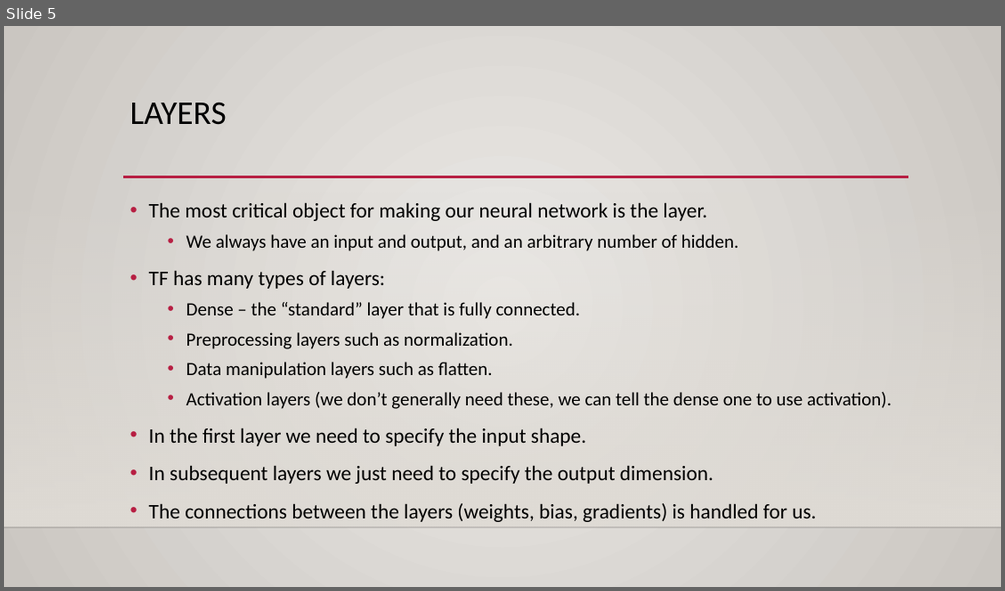
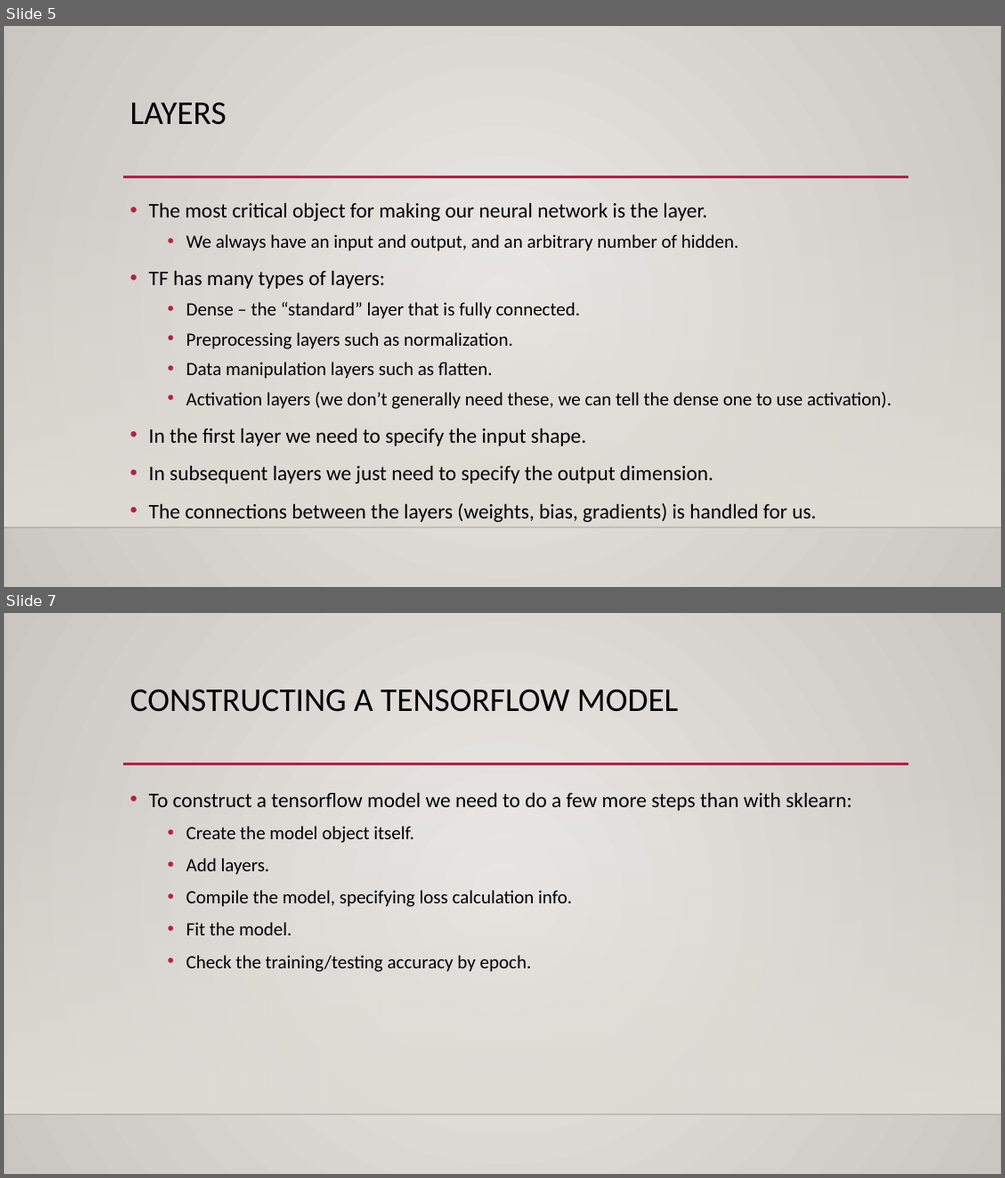
Before and after one commit to allyryry/3950_Workbooks, a slide deck: reference_content/Slides/keras_intro.pptx. Shown one above the other, each under a label of ours: slide 5 before the commit, slides 5 and 7 after it; the slides between them are not shown. The pictures are 1005x591 and 1005x1178 pixels, drawn with LibreOffice and Linux fonts; fonts in the diff are those of the drawing; background and template pictures are left out. Boxes give left, top, right and bottom in pixels: in the first picture for what was removed or moved away, otherwise in the second. Text is boxed around its words. In the diff, an @@ line names an element or a change of style, - is before the commit and + after.

```diff
--- a/reference_content/Slides/keras_intro.pptx
+++ b/reference_content/Slides/keras_intro.pptx
@@ slide 7 added at (4, 613, 1001, 1174), background gradient #ECEAE7 to #CAC7C1; not listed: 3 template elements that a slide beside it also shows @@
@@ title added at (130, 689, 679, 712), 32 pt, text #000000 @@
+CONSTRUCTING A TENSORFLOW MODEL
@@ text added at (149, 792, 852, 972), 18 pt, text #000000 @@
+• To construct a tensorflow model we need to do a few more steps than with sklearn:
+  • Create the model object itself.
+  • Add layers.
+  • Compile the model, specifying loss calculation info.
+  • Fit the model.
+  • Check the training/testing accuracy by epoch.
```
Also in this commit, not shown: 2 other slides added, 1 slide removed, 3 other files.
